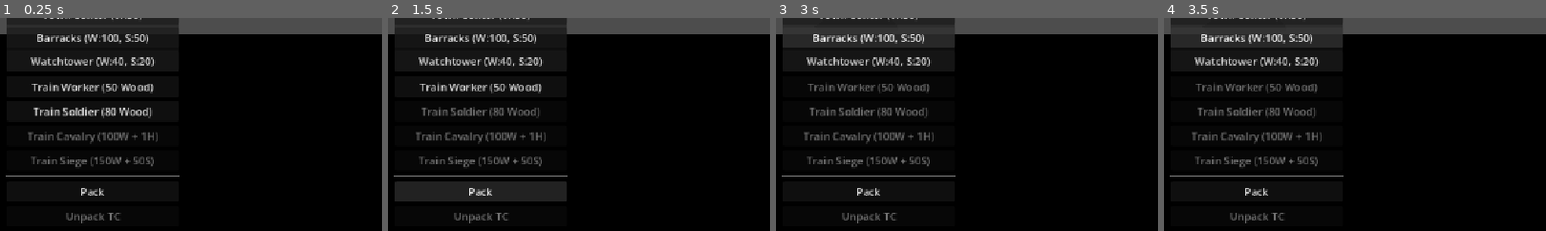
Above: before the commit, frames 1-4 (left to right).
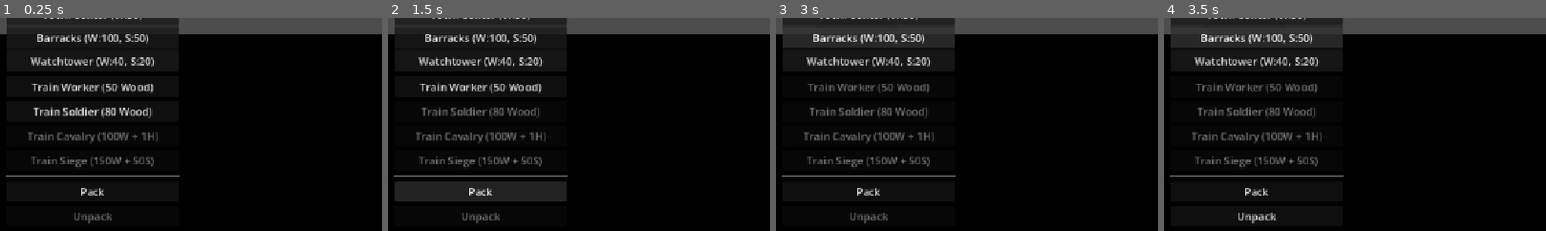
Above: after the commit, the same moments.

Repository: Ferrum-t/RTS-Game
Game: Godot game, scene res://Scenes/World/World.tscn
The game is run twice, just before and just after one commit, with the same random seed, the same clock (stepped at 60 frames per second) and the same inputs.
Inputs:
- Up to frame 1 (0.25 s): no input
- Up to frame 2 (1.5 s): click "Train Worker (50 Wood)" at 0.5 s; click "Pack" at 1.25 s
- Up to frame 3 (3 s): click "Town Center (W:50)" at 2 s; click "Barracks (W:100, S:50)" at 2.75 s
- Up to frame 4 (3.5 s): no input
The pictures show only the part of the screen within x 0-50%, y 9-59%; the shares and areas given below are measured in that part.

The runs differ from the first frame. In frame 1, 0.2% of the frame differs, in the area x 17-32%, y 91-97%; in frame 2, 0.2%; in frame 3, 0.2%; in frame 4, 0.3%.

Commit message:
fix(ui): Unpack unpacks all player MOBILE buildings

Diff:
--- a/Scripts/UI/UnpackButton.gd
+++ b/Scripts/UI/UnpackButton.gd
@@ -1,11 +1,10 @@
 extends Button
 
-## Unpack first player Town Center (MOBILE → UNPACKING → DEPLOYED).
-## Same path as TownCenter debug KEY_U → debug_unpack() → request_unpack().
+## Unpack all team-0 MobileBuildings that are MOBILE (TC + Watchtowers).
 
 
 func _ready() -> void:
-	text = "Unpack TC"
+	text = "Unpack"
 	pressed.connect(_on_pressed)
 
 
@@ -14,37 +13,46 @@
 
 
 func _refresh_enabled() -> void:
-	var tc: Node = _get_player_tc()
-	if tc == null:
-		disabled = true
-		return
-	var st: int = int(tc.get("deployment_state"))
-	# Unpack only from MOBILE (same as DeploymentComponent.can_unpack)
-	disabled = st != DeploymentState.State.MOBILE or tc.get("is_destroyed") == true
+	disabled = _count_unpackable() == 0
 
 
 func _on_pressed() -> void:
-	var tc: Node = _get_player_tc()
-	if tc == null:
-		print("Unpack: no player Town Center")
-		return
-	if tc.has_method("request_unpack"):
-		tc.request_unpack()
-	elif tc.has_method("debug_unpack"):
-		tc.debug_unpack()
+	var n: int = 0
+	for b in _player_mobile_buildings():
+		if int(b.get("deployment_state")) != DeploymentState.State.MOBILE:
+			continue
+		if b.get("is_destroyed") == true:
+			continue
+		if b.has_method("request_unpack") and b.request_unpack():
+			n += 1
+	print("Unpack: started on ", n, " mobile building(s)")
 
 
-func _get_player_tc() -> Node:
+func _count_unpackable() -> int:
+	var c: int = 0
+	for b in _player_mobile_buildings():
+		if b.get("is_destroyed") == true:
+			continue
+		if int(b.get("deployment_state")) == DeploymentState.State.MOBILE:
+			c += 1
+	return c
+
+
+func _player_mobile_buildings() -> Array:
+	var out: Array = []
 	var bm: Node = get_node_or_null("/root/BuildingManager")
 	if bm == null:
-		return null
-	var list: Array = bm.get("town_centers")
+		return out
+	var list = bm.get("buildings")
 	if list == null:
-		return null
+		return out
 	for item in list:
-		var tc: Node = item as Node
-		if tc == null or not is_instance_valid(tc):
+		var b: Node = item as Node
+		if b == null or not is_instance_valid(b):
 			continue
-		if int(tc.get("team_id")) == 0:
-			return tc
-	return null
+		if int(b.get("team_id")) != 0:
+			continue
+		if not (b is MobileBuilding):
+			continue
+		out.append(b)
+	return out
